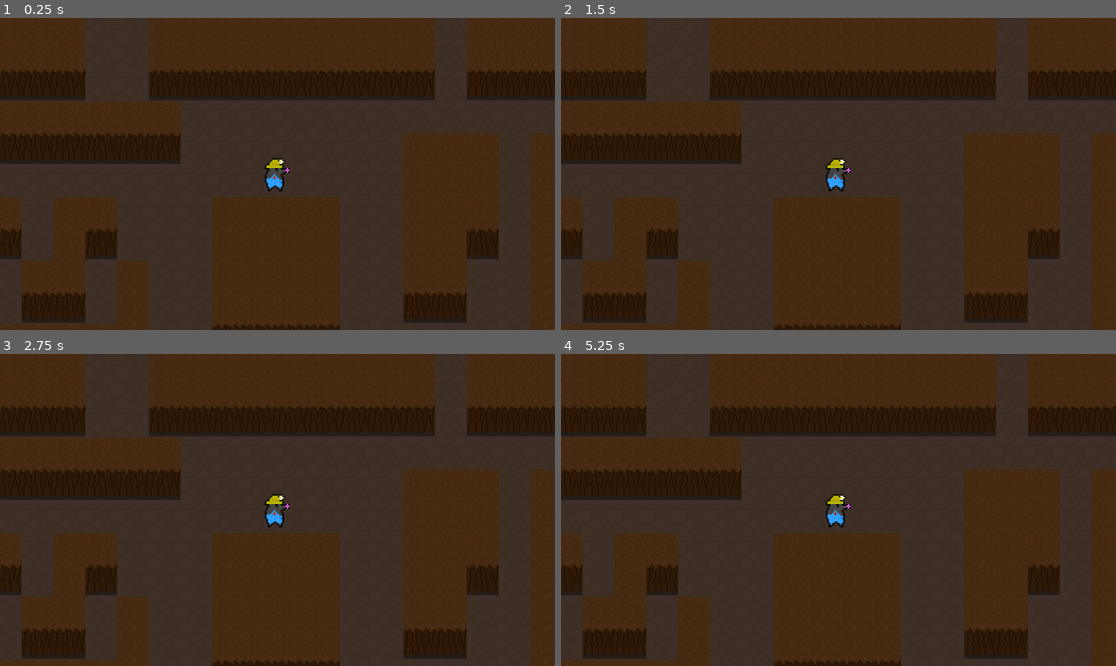
Above: before the commit, frames 1-4 (two rows, left to right).
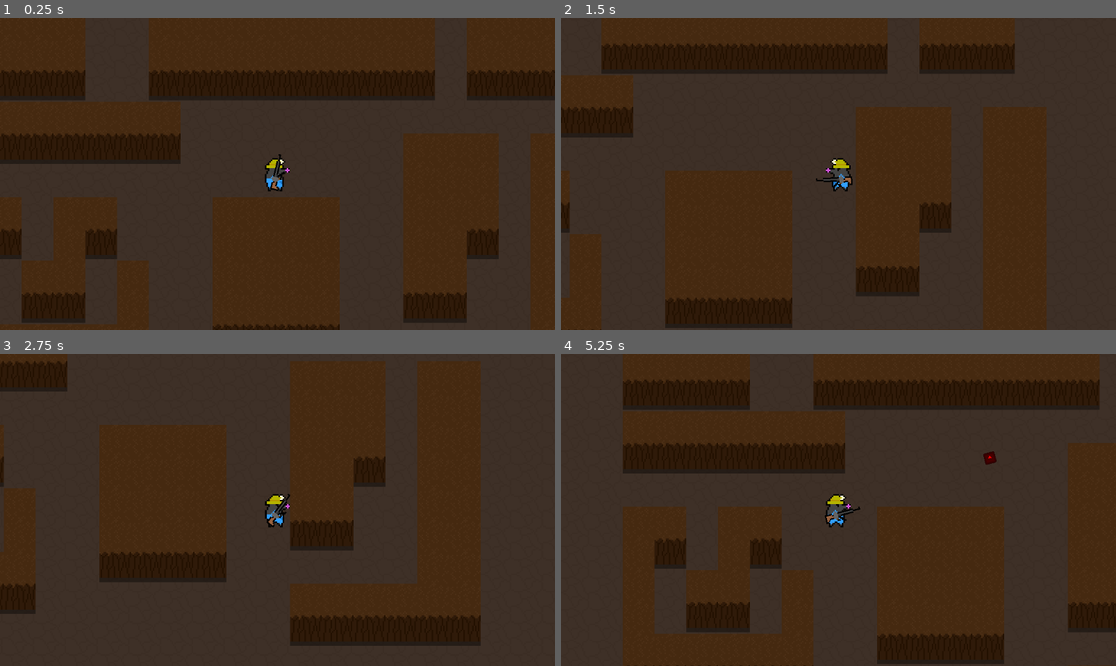
Above: after the commit, the same moments.

Repository: Jakllp/Gerda
Game: Godot game, scene res://resources/levels/level.tscn
Two runs of this game, one before a commit and one after it. Both use one fixed random seed, a clock stepped at 60 frames per second and the inputs below. The engine's default icon, where the game draws it, is replaced by a stand-in: a white triangle on a blue panel in a dark square.
Inputs (mouse positions are in pixels of both pictures, inside the frame that each line leads up to):
- Up to frame 1 (0.25 s): no input
- Up to frame 2 (1.5 s): tap Enter at 0.5 s; move the mouse to (838, 180) at 0.52 s; hold D (right) 0.53-1.28 s; click (838, 180) at 0.6 s; move the mouse to (727, 189) at 1.27 s; hold S (down) from 1.28 s (still down); right-click (727, 189) at 1.35 s
- Up to frame 3 (2.75 s): move the mouse to (333, 441) at 2.02 s; release S (down) at 2.03 s; hold D (right) from 2.03 s (still down); click (333, 441) at 2.1 s
- Up to frame 4 (5.25 s): tap Space at 2.75 s; move the mouse to (810, 572) at 2.77 s; release D (right) at 2.78 s; hold W (up) 2.78-3.53 s; right-click (810, 572) at 2.85 s; move the mouse to (1005, 556) at 3.52 s; hold A (left) 3.53-5.03 s; click (1005, 556) at 3.6 s; move the mouse to (672, 463) at 4.27 s; right-click (672, 463) at 4.35 s; move the mouse to (866, 510) at 5.02 s; hold S (down) from 5.03 s (still down); click (866, 510) at 5.1 s

The runs differ from the first frame. In frame 1, 0.1% of the frame differs, in the area x 48-52%, y 43-56%; in frame 2, 20%; in frame 3, 17%; in frame 4, 22%, in the area x 0-100%, y 8-100%.
Error before the commit: Parse Error: Identifier "inputComponent" not declared in the current scope. (res://resources/entity/player/player.gd:28)

Commit message:
Fix basic rotation

Diff:
--- a/resources/components/wearableComponent.gd
+++ b/resources/components/wearableComponent.gd
@@ -22,7 +22,7 @@
 
 # Just point the item in hand towards the mouse
 func aim_at_mouse_basic(player: Player):
-	var mouse_pos := player.get_local_mouse_position()
+	var mouse_pos := player.get_local_mouse_position() - player.equipment_angle_point
 	owner.rotation = mouse_pos.angle()
 	owner.position = mouse_pos.normalized() * position.length() + player.equipment_angle_point
 
--- a/resources/entity/player/player.gd
+++ b/resources/entity/player/player.gd
@@ -25,7 +25,7 @@
 
 func _physics_process(delta: float) -> void:
 	super._physics_process(delta)
-	inputComponent.update(self, delta)
+	input_component.update(self, delta)
 	current_equipment.update(self)
 
 
